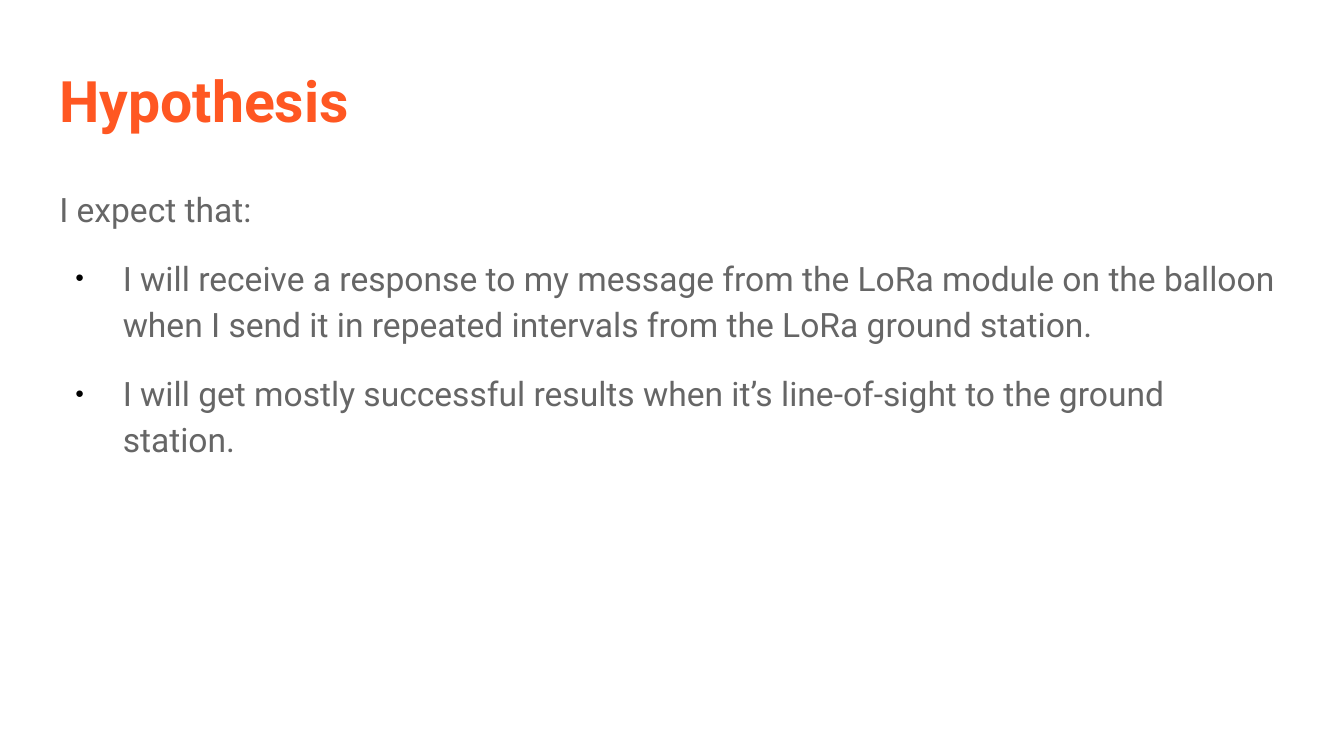
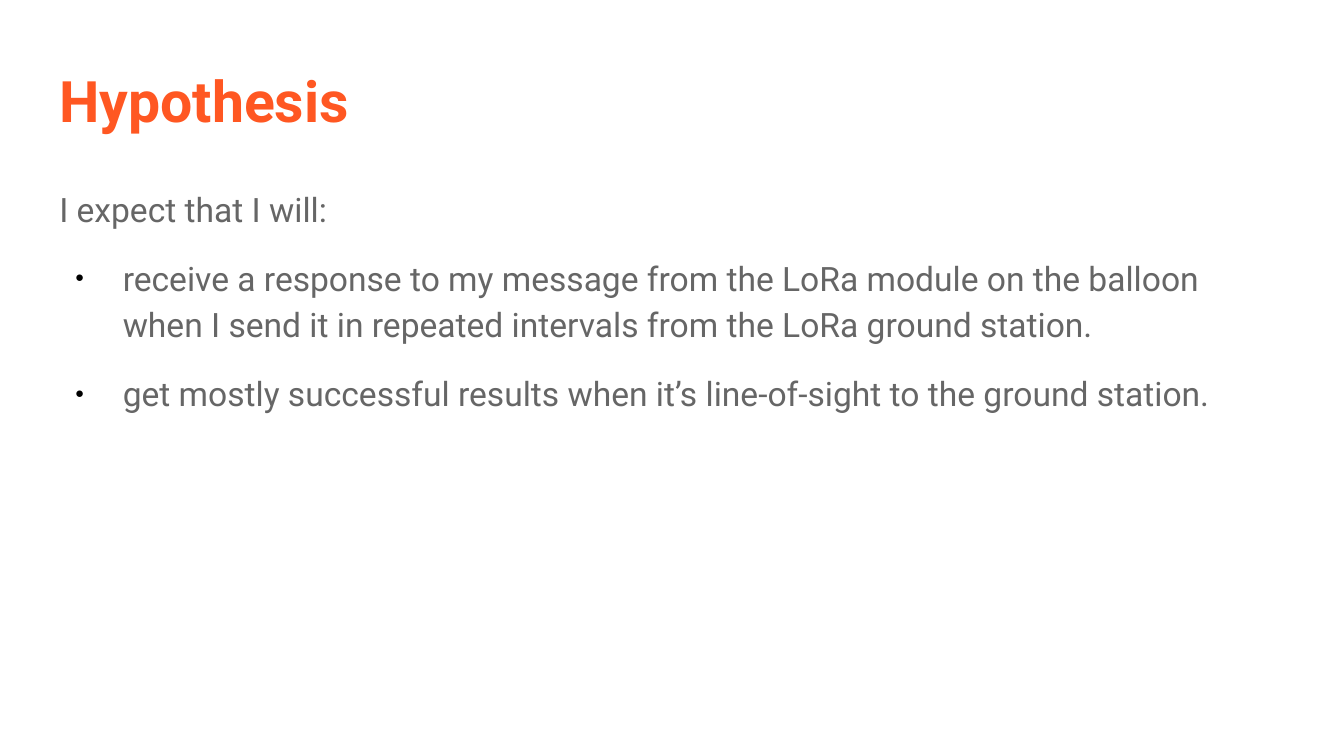
Before and after one commit to stratoscience25/arduino-workshop-logan, a slide deck: slide 4 of Ham xposition presentation/LoganCaramanna_Presentation.odp. Drawn at 1344x756 pixels with LibreOffice and Linux fonts; fonts in the diff are those of the drawing. Boxes give left, top, right and bottom in pixels: in the first picture for what was removed or moved away, otherwise in the second. Text is boxed around its words. In the diff, an @@ line names an element or a change of style, - is before the commit and + after.

```diff
--- a/Ham xposition presentation/LoganCaramanna_Presentation.odp
+++ b/Ham xposition presentation/LoganCaramanna_Presentation.odp
@@ text at <box>59,197,1209,413</box>: text changed @@
-I expect that:
-● I will receive a response to my message from the LoRa module on the balloon when I send it in repeated intervals from the LoRa ground station.
-● I will get mostly successful results when it’s line-of-sight to the ground station.
+I expect that I will:
+● receive a response to my message from the LoRa module on the balloon when I send it in repeated intervals from the LoRa ground station.
+● get mostly successful results when it’s line-of-sight to the ground station.
```
Also in this commit, not shown: 9 other slides changed, 2 slides added, 2 slides removed, 14 other files.
